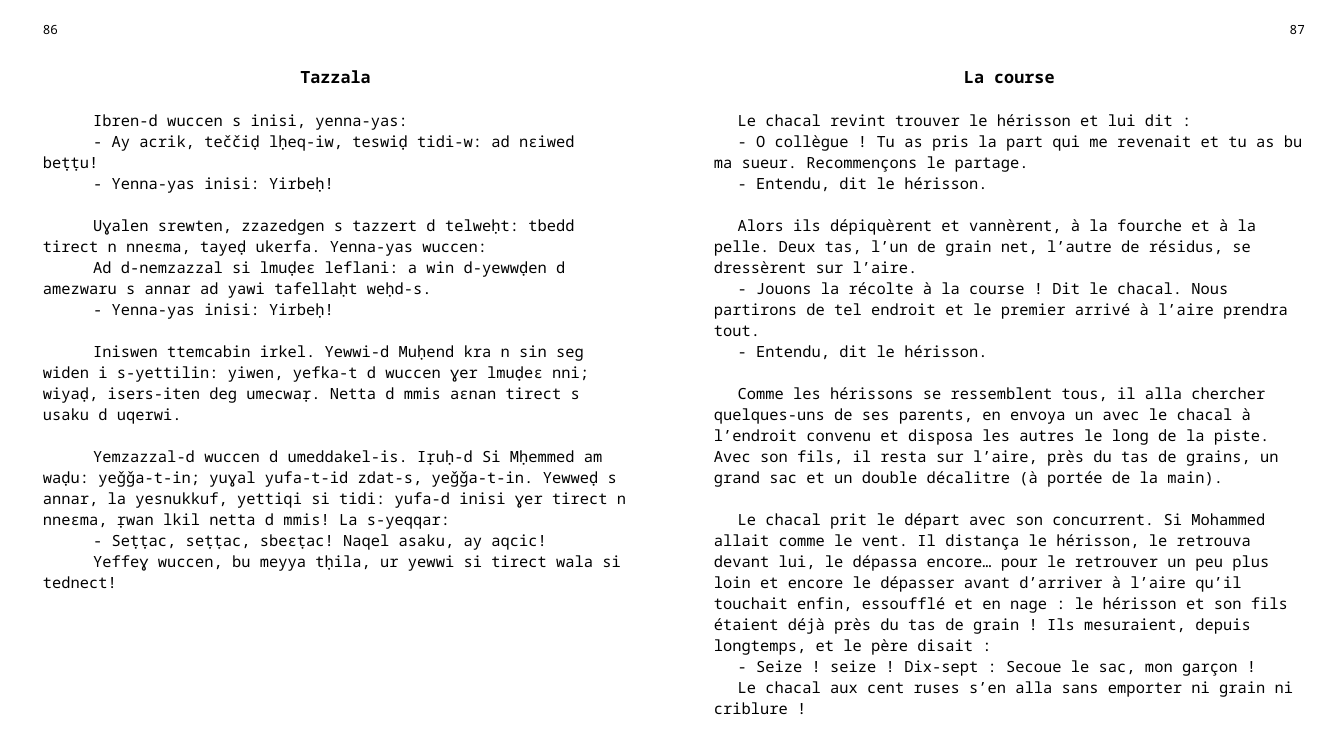
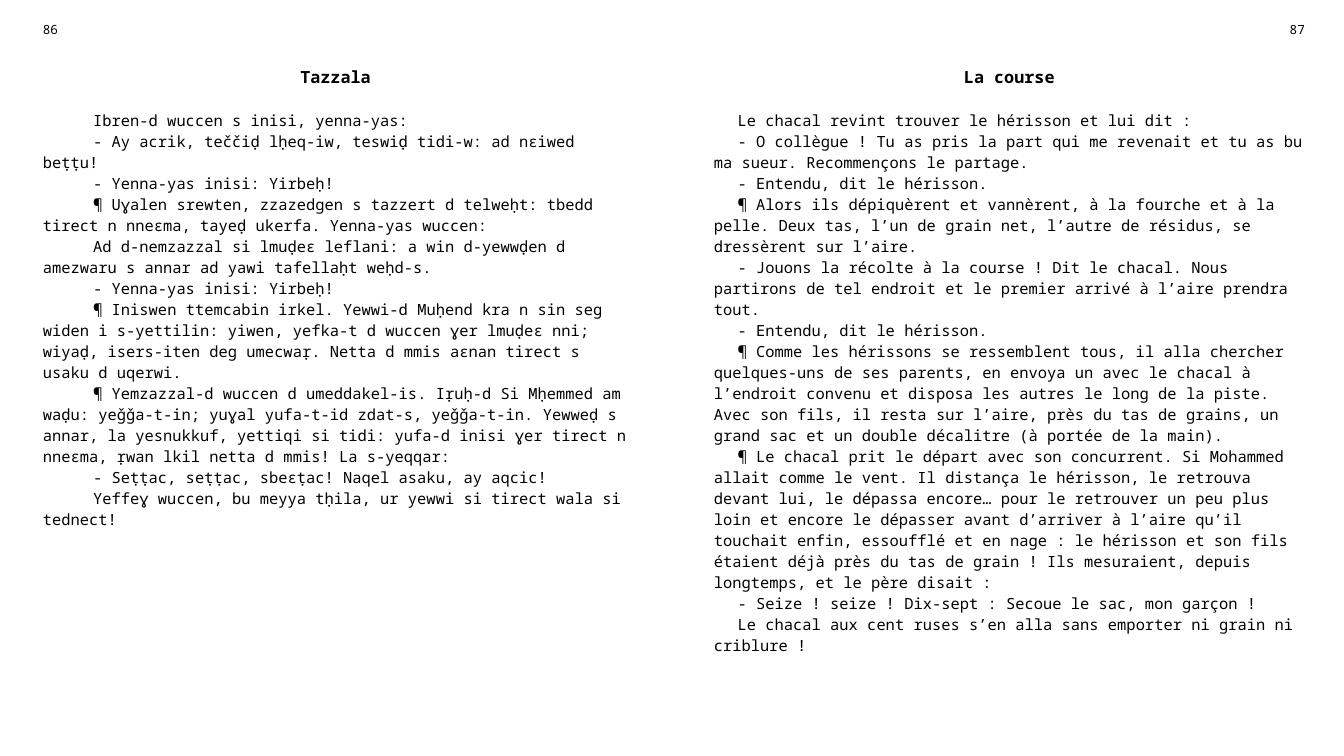
Before and after one commit to sferhah/tamacahut_n_wuccen, a slide deck: slide 30 of Uccen.ConsoleApp/uccen.pptx. Drawn at 1344x756 pixels with LibreOffice and Linux fonts; fonts in the diff are those of the drawing. Boxes give left, top, right and bottom in pixels: in the first picture for what was removed or moved away, otherwise in the second. Text is boxed around its words. In the diff, an @@ line names an element or a change of style, - is before the commit and + after.

```diff
--- a/Uccen.ConsoleApp/uccen.pptx
+++ b/Uccen.ConsoleApp/uccen.pptx
@@ table at box(32, 16, 1315, 729) @@
-row 3, column 1: Ibren-d wuccen s inisi, yenna-yas: / - Ay acrik, teččiḍ lḥeq-iw, teswiḍ tidi-w: ad nɛiwed beṭṭu! / - Yenna-yas inisi: Yirbeḥ! / Uɣalen srewten, zzazedgen s tazzert d telweḥt: tbedd tirect n nneɛma, tayeḍ ukerfa. Yenna-yas wuccen: / Ad d-nemzazzal si lmuḍeɛ leflani: a win d-yewwḍen d amezwaru s annar ad yawi tafellaḥt weḥd-s. / - Yenna-yas inisi: Yirbeḥ! / Iniswen ttemcabin irkel. Yewwi-d Muḥend kra n sin seg widen i s-yettilin: yiwen, yefka-t d wuccen ɣer lmuḍeɛ nni; wiyaḍ, isers-iten deg umecwaṛ. Netta d mmis aɛnan tirect s usaku d uqerwi. / Yemzazzal-d wuccen d umeddakel-is. Iṛuḥ-d Si Mḥemmed am waḍu: yeǧǧa-t-in; yuɣal yufa-t-id zdat-s, yeǧǧa-t-in. Yewweḍ s annar, la yesnukkuf, yettiqi si tidi: yufa-d inisi ɣer tirect n nneɛma, ṛwan lkil netta d mmis! La s-yeqqar: / - Seṭṭac, seṭṭac, sbeɛṭac! Naqel asaku, ay aqcic! / Yeffeɣ wuccen, bu meyya tḥila, ur yewwi si tirect wala si tednect!
+row 3, column 1: Ibren-d wuccen s inisi, yenna-yas: / - Ay acrik, teččiḍ lḥeq-iw, teswiḍ tidi-w: ad nɛiwed beṭṭu! / - Yenna-yas inisi: Yirbeḥ! / ¶ Uɣalen srewten, zzazedgen s tazzert d telweḥt: tbedd tirect n nneɛma, tayeḍ ukerfa. Yenna-yas wuccen: / Ad d-nemzazzal si lmuḍeɛ leflani: a win d-yewwḍen d amezwaru s annar ad yawi tafellaḥt weḥd-s. / - Yenna-yas inisi: Yirbeḥ! / ¶ Iniswen ttemcabin irkel. Yewwi-d Muḥend kra n sin seg widen i s-yettilin: yiwen, yefka-t d wuccen ɣer lmuḍeɛ nni; wiyaḍ, isers-iten deg umecwaṛ. Netta d mmis aɛnan tirect s usaku d uqerwi. / ¶ Yemzazzal-d wuccen d umeddakel-is. Iṛuḥ-d Si Mḥemmed am waḍu: yeǧǧa-t-in; yuɣal yufa-t-id zdat-s, yeǧǧa-t-in. Yewweḍ s annar, la yesnukkuf, yettiqi si tidi: yufa-d inisi ɣer tirect n nneɛma, ṛwan lkil netta d mmis! La s-yeqqar: / - Seṭṭac, seṭṭac, sbeɛṭac! Naqel asaku, ay aqcic! / Yeffeɣ wuccen, bu meyya tḥila, ur yewwi si tirect wala si tednect!
-row 3, column 3: Le chacal revint trouver le hérisson et lui dit : / - O collègue ! Tu as pris la part qui me revenait et tu as bu ma sueur. Recommençons le partage. / - Entendu, dit le hérisson. / Alors ils dépiquèrent et vannèrent, à la fourche et à la pelle. Deux tas, l’un de grain net, l’autre de résidus, se dressèrent sur l’aire. / - Jouons la récolte à la course ! Dit le chacal. Nous partirons de tel endroit et le premier arrivé à l’aire prendra tout. / - Entendu, dit le hérisson. / Comme les hérissons se ressemblent tous, il alla chercher quelques-uns de ses parents, en envoya un avec le chacal à l’endroit convenu et disposa les autres le long de la piste. Avec son fils, il resta sur l’aire, près du tas de grains, un grand sac et un double décalitre (à portée de la main). / Le chacal prit le départ avec son concurrent. Si Mohammed allait comme le vent. Il distança le hérisson, le retrouva devant lui, le dépassa encore… pour le retrouver un peu plus loin et encore le dépasser avant d’arriver à l’aire qu’il touchait enfin, essoufflé et en nage : le hérisson et son fils étaient déjà près du tas de grain ! Ils mesuraient, depuis longtemps, et le père disait : / - Seize ! seize ! Dix-sept : Secoue le sac, mon garçon ! / Le chacal aux cent ruses s’en alla sans emporter ni grain ni criblure !
+row 3, column 3: Le chacal revint trouver le hérisson et lui dit : / - O collègue ! Tu as pris la part qui me revenait et tu as bu ma sueur. Recommençons le partage. / - Entendu, dit le hérisson. / ¶ Alors ils dépiquèrent et vannèrent, à la fourche et à la pelle. Deux tas, l’un de grain net, l’autre de résidus, se dressèrent sur l’aire. / - Jouons la récolte à la course ! Dit le chacal. Nous partirons de tel endroit et le premier arrivé à l’aire prendra tout. / - Entendu, dit le hérisson. / ¶ Comme les hérissons se ressemblent tous, il alla chercher quelques-uns de ses parents, en envoya un avec le chacal à l’endroit convenu et disposa les autres le long de la piste. Avec son fils, il resta sur l’aire, près du tas de grains, un grand sac et un double décalitre (à portée de la main). / ¶ Le chacal prit le départ avec son concurrent. Si Mohammed allait comme le vent. Il distança le hérisson, le retrouva devant lui, le dépassa encore… pour le retrouver un peu plus loin et encore le dépasser avant d’arriver à l’aire qu’il touchait enfin, essoufflé et en nage : le hérisson et son fils étaient déjà près du tas de grain ! Ils mesuraient, depuis longtemps, et le père disait : / - Seize ! seize ! Dix-sept : Secoue le sac, mon garçon ! / Le chacal aux cent ruses s’en alla sans emporter ni grain ni criblure !
```
Also in this commit, not shown: 20 other slides changed, 1 other file.
